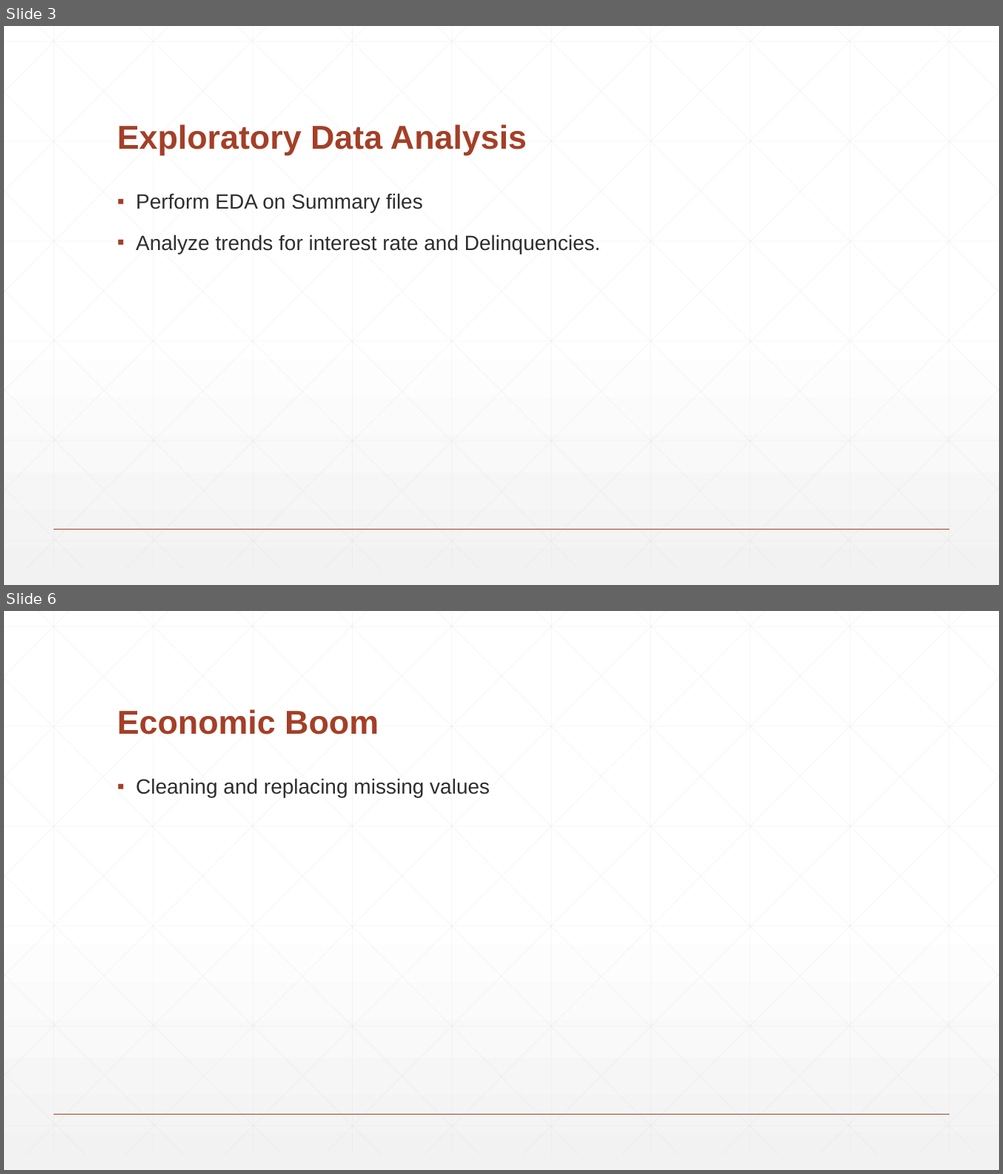
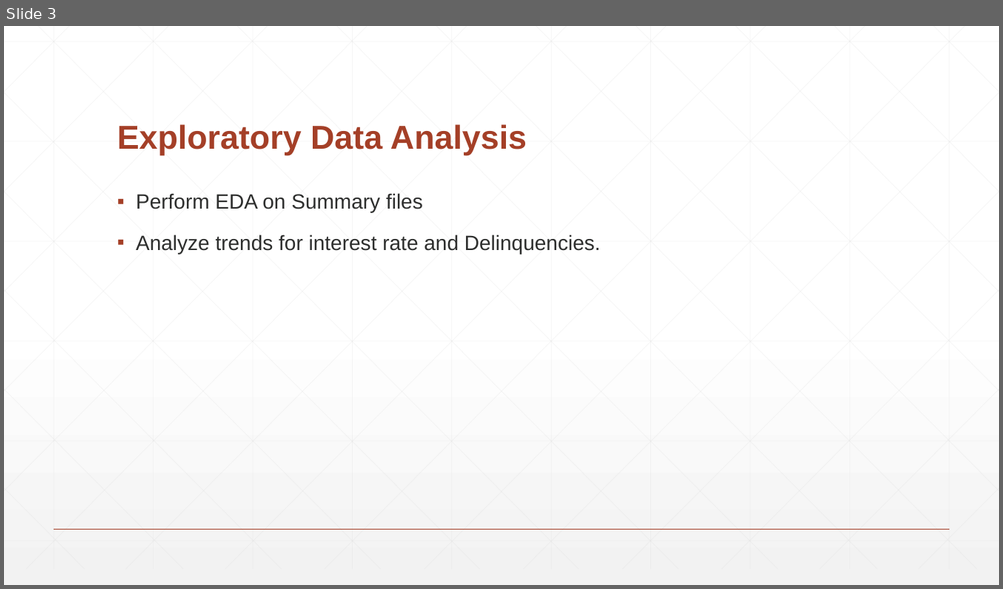
Before and after one commit to vishalsatam/PredictiveModellingOnFreddieMacLoans, a slide deck: Team1_Presentation.pptx. Shown one above the other, each under a label of ours: slides 3 and 6 before the commit, slide 3 after it; the slides between them are not shown. The pictures are 1003x1174 and 1003x589 pixels, drawn with LibreOffice and Linux fonts; fonts in the diff are those of the drawing. Boxes give left, top, right and bottom in pixels: in the first picture for what was removed or moved away, otherwise in the second. Text is boxed around its words. In the diff, an @@ line names an element or a change of style, - is before the commit and + after.

```diff
--- a/Team1_Presentation.pptx
+++ b/Team1_Presentation.pptx
@@ slide 6 removed at [4,611,999,1170], background gradient #FFFFFF to #F2F2F2; not listed: 47 template elements that a slide beside it also shows @@
@@ title removed at [117,709,378,735] @@
-Economic Boom
@@ text removed at [136,778,489,797] @@
-▪ Cleaning and replacing missing values
```
Also in this commit, not shown: 4 slides changed, 17 slides added, 3 other slides removed.
